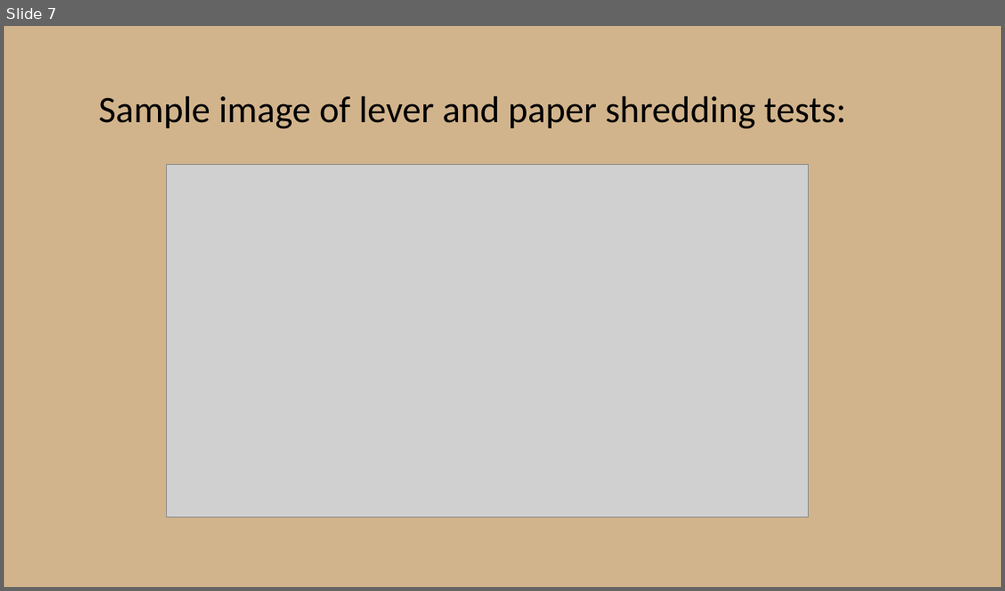
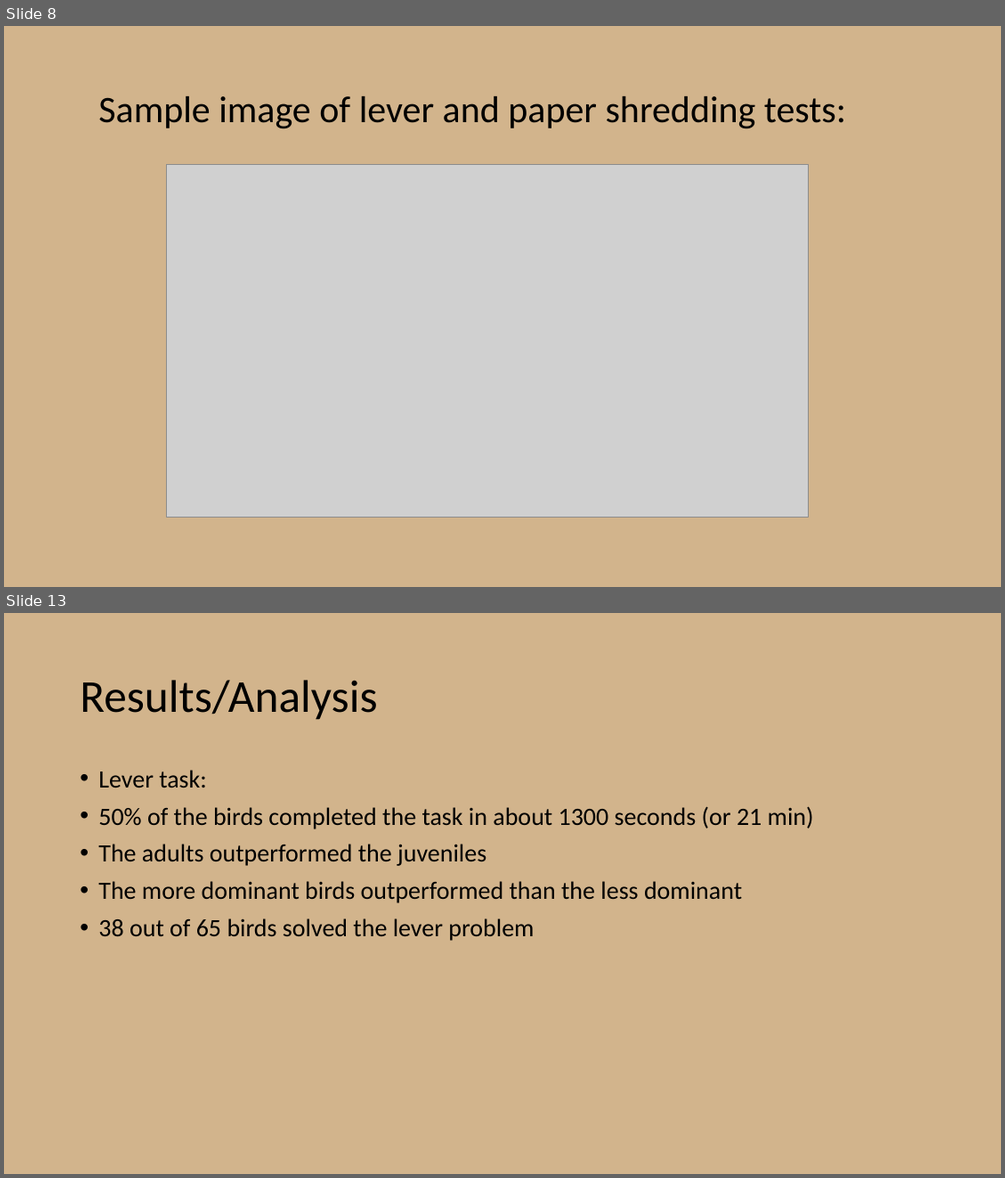
Before and after one commit to chanks06/chickadees, a slide deck: Presentation2.pptx. Shown one above the other, each under a label of ours: slide 7 before the commit, slides 8 and 13 after it; the slides between them are not shown. The pictures are 1005x591 and 1005x1178 pixels, drawn with LibreOffice and Linux fonts; fonts in the diff are those of the drawing; grey boxes stand for pictures. Boxes give left, top, right and bottom in pixels: in the first picture for what was removed or moved away, otherwise in the second. Text is boxed around its words. In the diff, an @@ line names an element or a change of style, - is before the commit and + after.

```diff
--- a/Presentation2.pptx
+++ b/Presentation2.pptx
@@ slide 13 added at (4, 613, 1001, 1174), background #D2B48C @@
@@ title added at (80, 680, 377, 720), 44 pt, text #000000 @@
+Results/Analysis
@@ text added at (98, 770, 814, 941), 24 pt, text #000000 @@
+• Lever task:
+• 50% of the birds completed the task in about 1300 seconds (or 21 min)
+• The adults outperformed the juveniles
+• The more dominant birds outperformed than the less dominant
+• 38 out of 65 birds solved the lever problem
@@ what was slide 7 is now slide 8 @@
```
Also in this commit, not shown: 5 slides changed, 20 other slides added, 1 slide removed, 2 other files.
